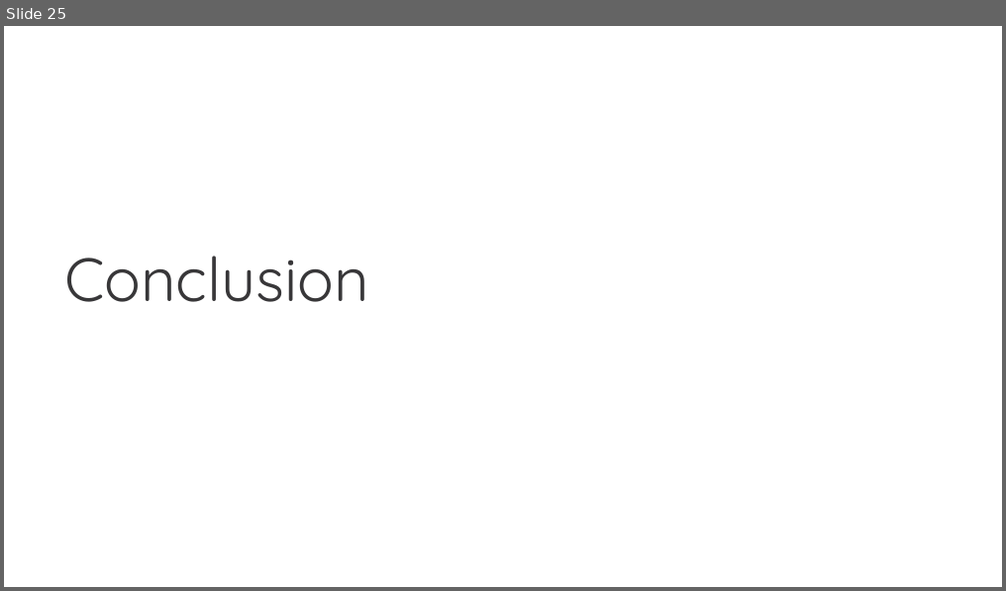
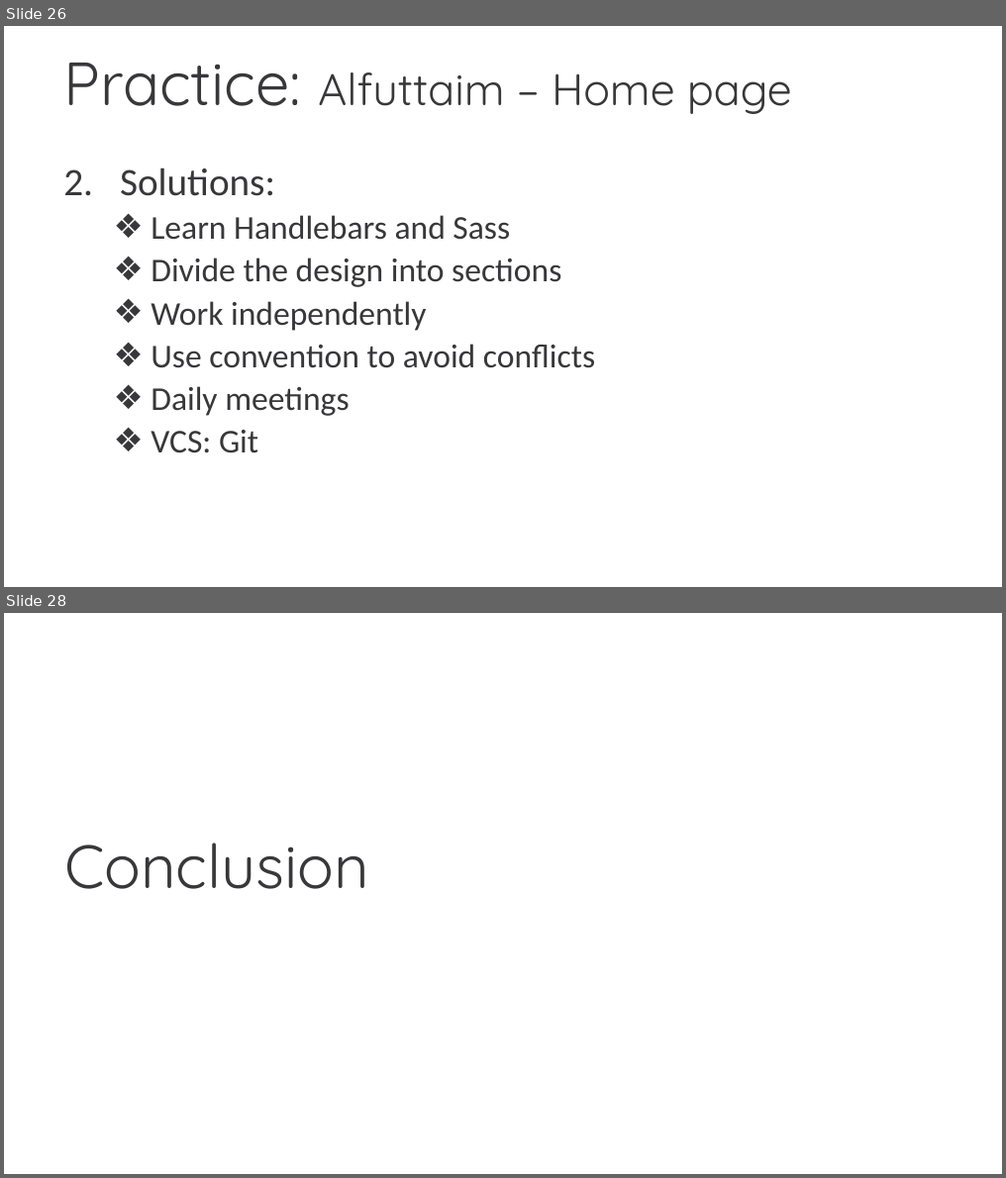
Before and after one commit to nam-tran-niteco/Wordpress-Demo, a slide deck: Wordpress Migration.pptx. Shown one above the other, each under a label of ours: slide 25 before the commit, slides 26 and 28 after it; the slides between them are not shown. The pictures are 1006x591 and 1006x1178 pixels, drawn with LibreOffice and Linux fonts; fonts in the diff are those of the drawing; background and template pictures are left out. Boxes give left, top, right and bottom in pixels: in the first picture for what was removed or moved away, otherwise in the second. Text is boxed around its words. In the diff, an @@ line names an element or a change of style, - is before the commit and + after.

Commit message:
Add Practice Project slides

```diff
--- a/Wordpress Migration.pptx
+++ b/Wordpress Migration.pptx
@@ slide 26 added at (4, 26, 1002, 587), background picture (left out) @@
@@ title added at (63, 63, 792, 114), 32 pt, text #383739 @@
+Practice: Alfuttaim – Home page
@@ text added at (120, 168, 595, 454), 24 pt, text #383739 @@
+2. Solutions:
+  ❖ Learn Handlebars and Sass
+  ❖ Divide the design into sections
+  ❖ Work independently
+  ❖ Use convention to avoid conflicts
+  ❖ Daily meetings
+  ❖ VCS: Git
@@ what was slide 25 is now slide 28 @@
```
Also in this commit, not shown: 2 other slides added.
